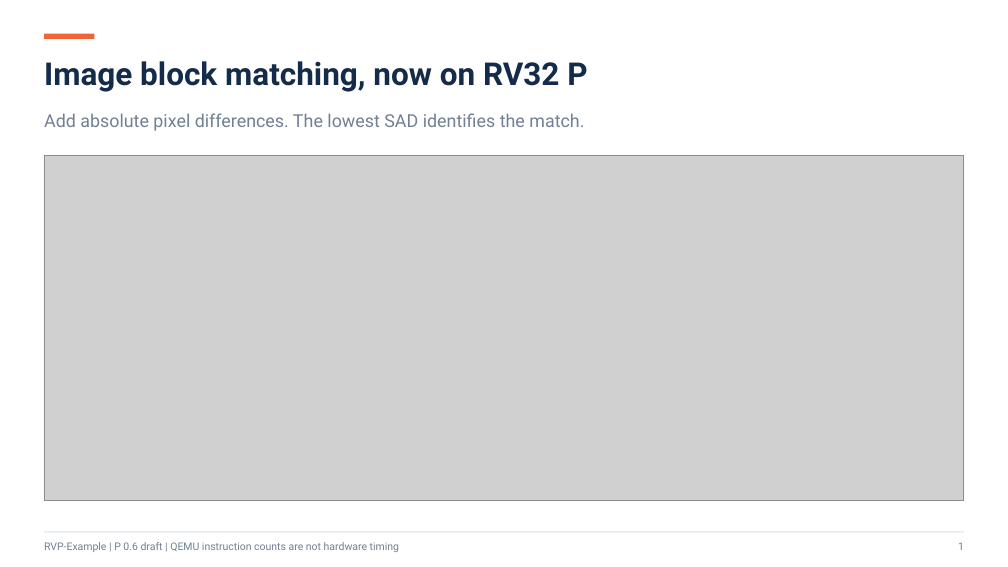
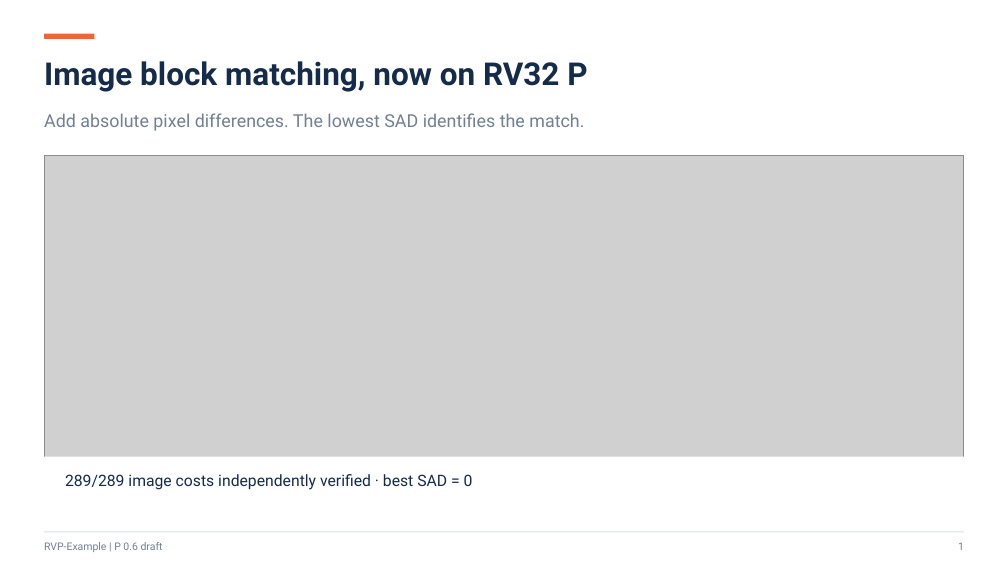
Before and after one commit to pz9115/RVP-Example, a slide deck: slide 1 of docs/RVP-Image-SAD-RV32.pptx. Drawn at 1008x567 pixels with LibreOffice and Linux fonts; fonts in the diff are those of the drawing; grey boxes stand for pictures. Boxes give left, top, right and bottom in pixels: in the first picture for what was removed or moved away, otherwise in the second. Text is boxed around its words. In the diff, an @@ line names an element or a change of style, - is before the commit and + after.

```diff
--- a/docs/RVP-Image-SAD-RV32.pptx
+++ b/docs/RVP-Image-SAD-RV32.pptx
@@ rectangle added at <box>44,457,964,501</box>, fill #FFFFFF @@
@@ text added at <box>65,474,473,490</box>, 15 pt, text #142B49 @@
+289/289 image costs independently verified · best SAD = 0
@@ text at <box>44,542,163,552</box>: text changed @@
-RVP-Example | P 0.6 draft | QEMU instruction counts are not hardware timing
+RVP-Example | P 0.6 draft
```
Also in this commit, not shown: 5 other slides changed, 13 other files.
